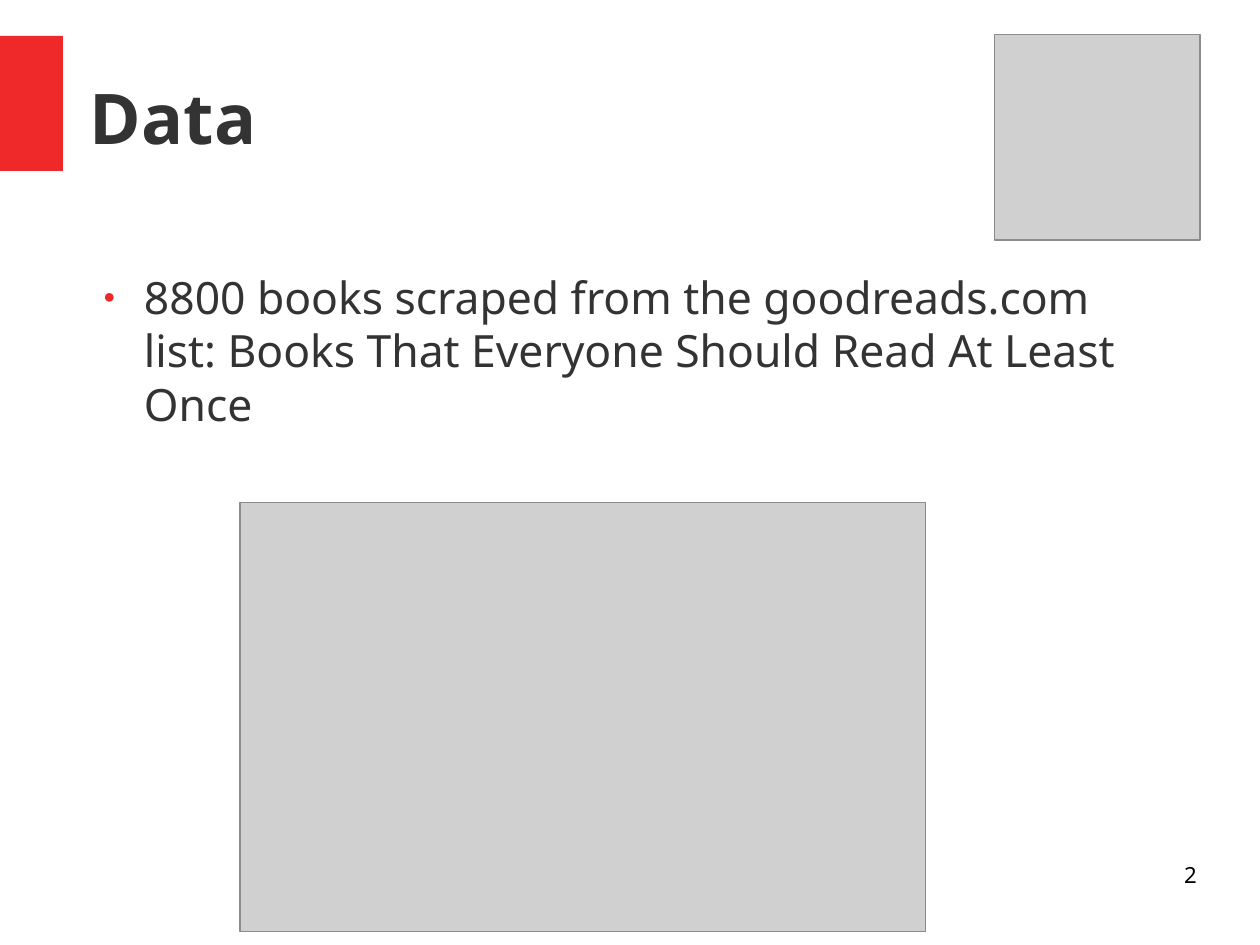
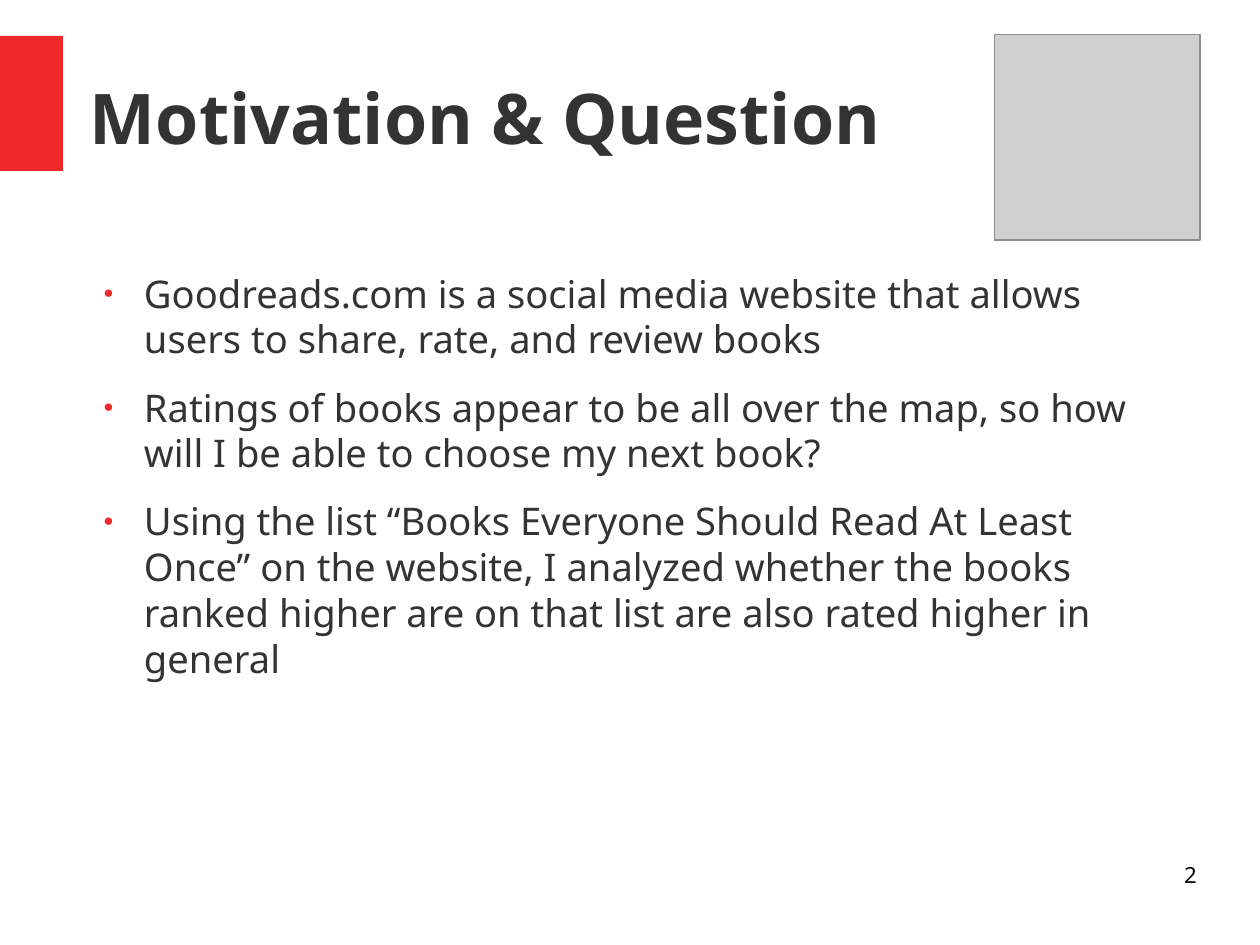
Before and after one commit to Shredder42/must_read_books, a slide deck: slide 2 of presentation.odp. Drawn at 1260x945 pixels with LibreOffice and Linux fonts; fonts in the diff are those of the drawing; grey boxes stand for pictures. Boxes give left, top, right and bottom in pixels: in the first picture for what was removed or moved away, otherwise in the second. Text is boxed around its words. In the diff, an @@ line names an element or a change of style, - is before the commit and + after.

```diff
--- a/presentation.odp
+++ b/presentation.odp
@@ title at box(90, 91, 880, 156): text changed @@
-Data
+Motivation & Question
@@ text at box(144, 279, 1126, 682): text changed; size 28 to 24 pt @@
-● 8800 books scraped from the goodreads.com list: Books That Everyone Should Read At Least Once
+● Goodreads.com is a social media website that allows users to share, rate, and review books
+● Ratings of books appear to be all over the map, so how will I be able to choose my next book?
+● Using the list “Books Everyone Should Read At Least Once” on the website, I analyzed whether the books ranked higher are on that list are also rated higher in general
@@ picture removed at box(240, 503, 926, 932) @@
```
Also in this commit, not shown: 3 other slides changed, 4 slides added, 2 slides removed, 13 other files.
